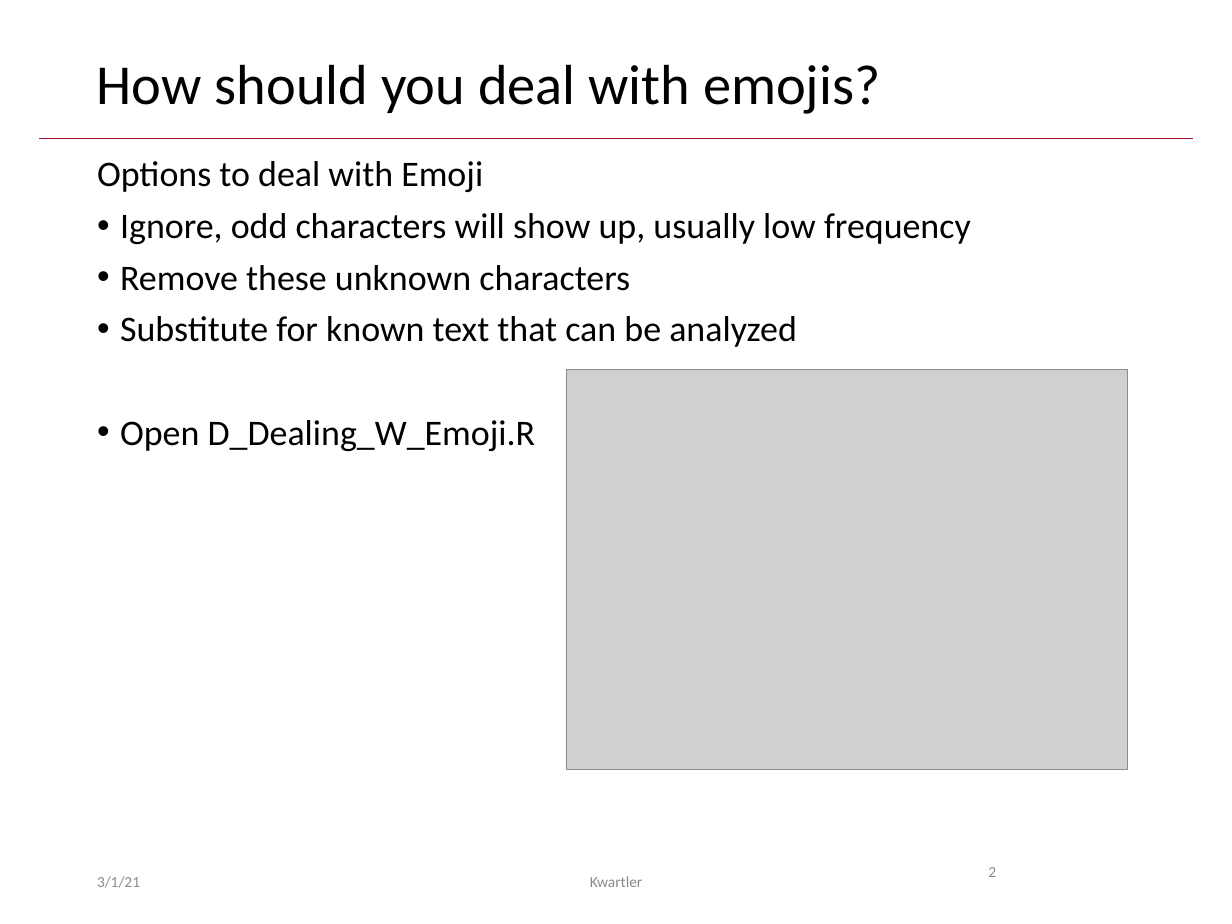
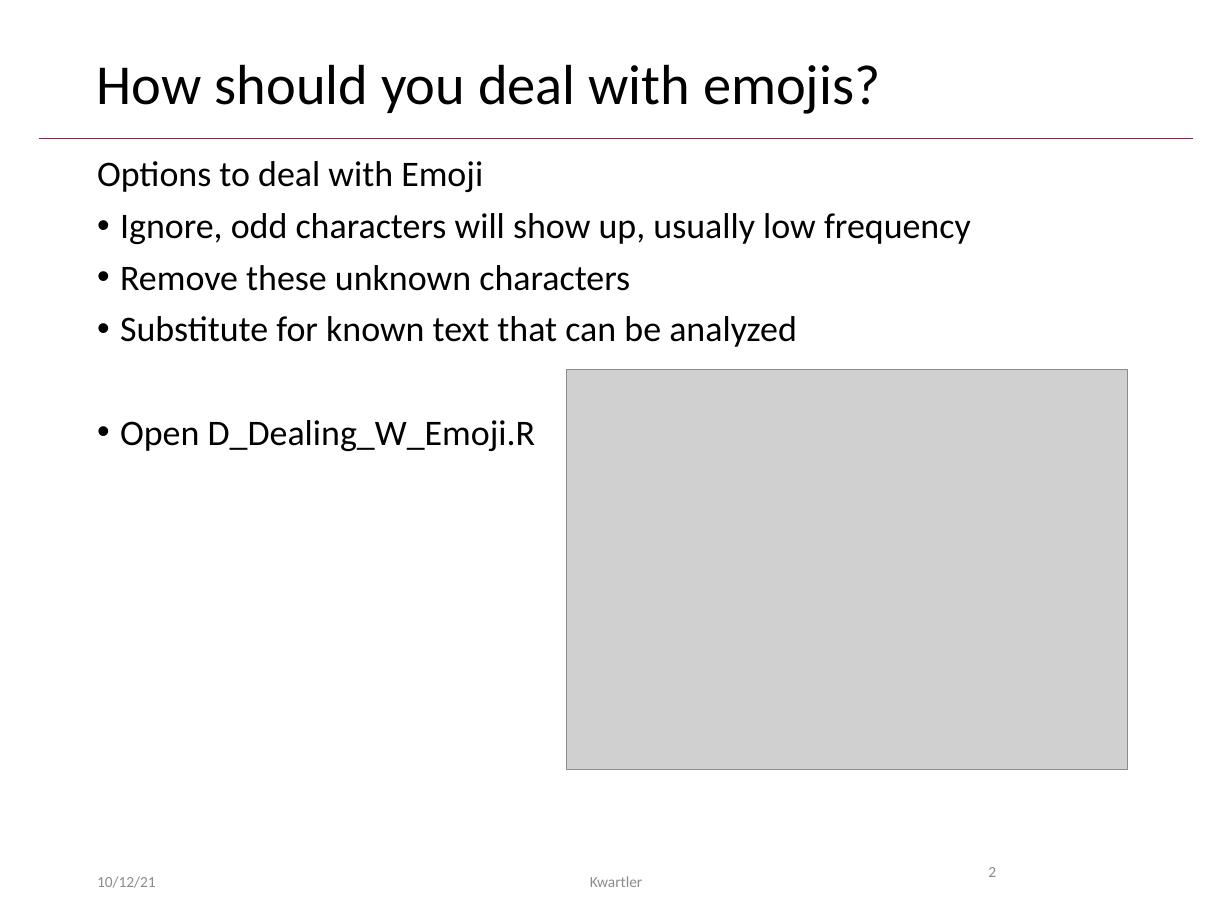
Before and after one commit to kwartler/LUX_NLP_student, a slide deck: slide 2 of lessons/oct14/tidy sentiment.pptx. Drawn at 1232x924 pixels with LibreOffice and Linux fonts; fonts in the diff are those of the drawing; grey boxes stand for pictures. Boxes give left, top, right and bottom in pixels: in the first picture for what was removed or moved away, otherwise in the second. Text is boxed around its words. In the diff, an @@ line names an element or a change of style, - is before the commit and + after.

```diff
--- a/lessons/oct14/tidy sentiment.pptx
+++ b/lessons/oct14/tidy sentiment.pptx
@@ text at (97,876,156,888): text changed @@
-3/1/21
+10/12/21
```
Also in this commit, not shown: 11 other slides changed.
